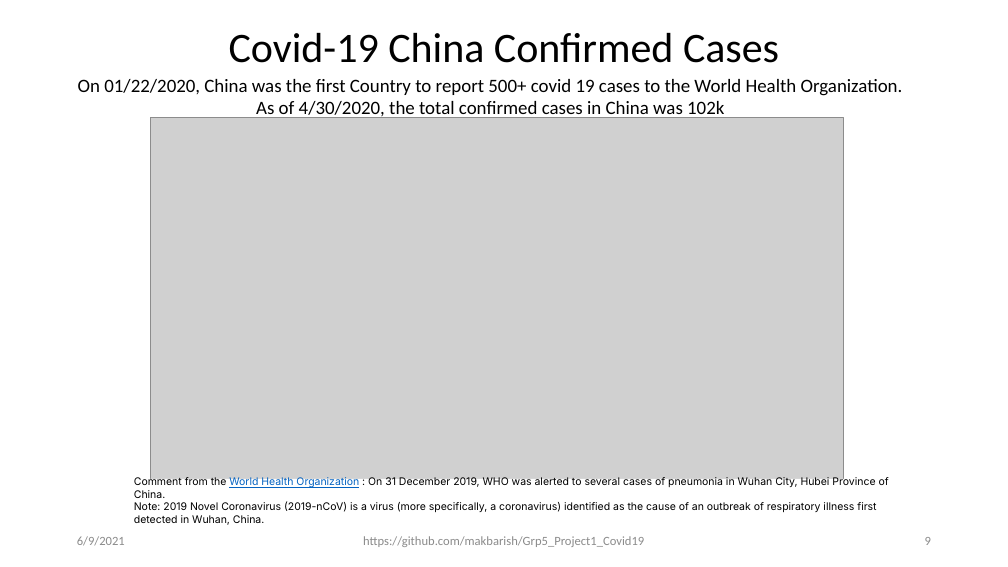
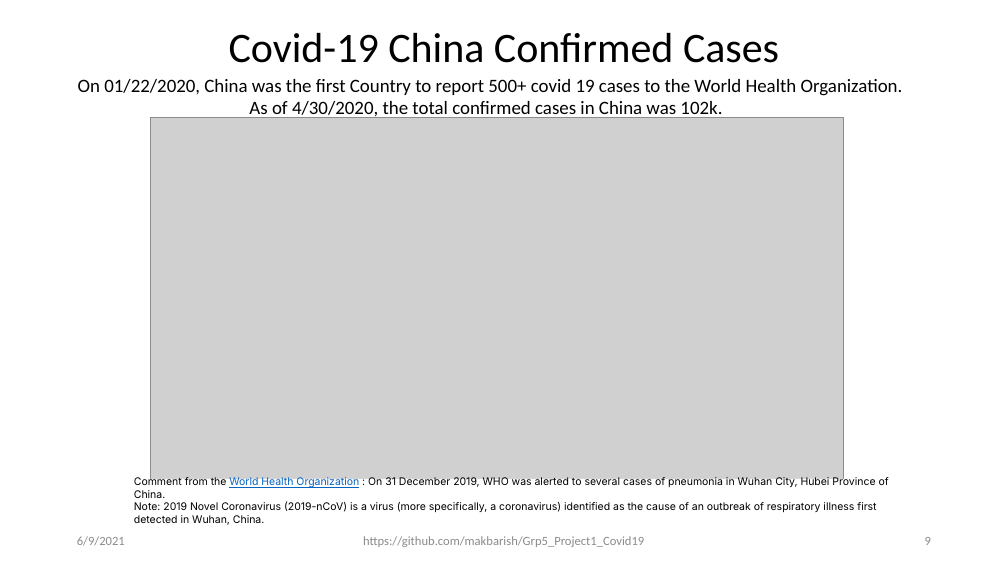
Before and after one commit to makbarish/Grp5_Project1_Covid19, a slide deck: slide 9 of Clay/Novel_Corona_Virus_2019.pptx. Drawn at 1008x567 pixels with LibreOffice and Linux fonts; fonts in the diff are those of the drawing; grey boxes stand for pictures. Boxes give left, top, right and bottom in pixels: in the first picture for what was removed or moved away, otherwise in the second. Text is boxed around its words. In the diff, an @@ line names an element or a change of style, - is before the commit and + after.

```diff
--- a/Clay/Novel_Corona_Virus_2019.pptx
+++ b/Clay/Novel_Corona_Virus_2019.pptx
@@ text at [78, 79, 903, 120]: text changed @@
-On 01/22/2020, China was the first Country to report 500+ covid 19 cases to the World Health Organization. As of 4/30/2020, the total confirmed cases in China was 102k
+On 01/22/2020, China was the first Country to report 500+ covid 19 cases to the World Health Organization. As of 4/30/2020, the total confirmed cases in China was 102k.
```
Also in this commit, not shown: 8 other slides changed, 5 slides added, 3 other files.
